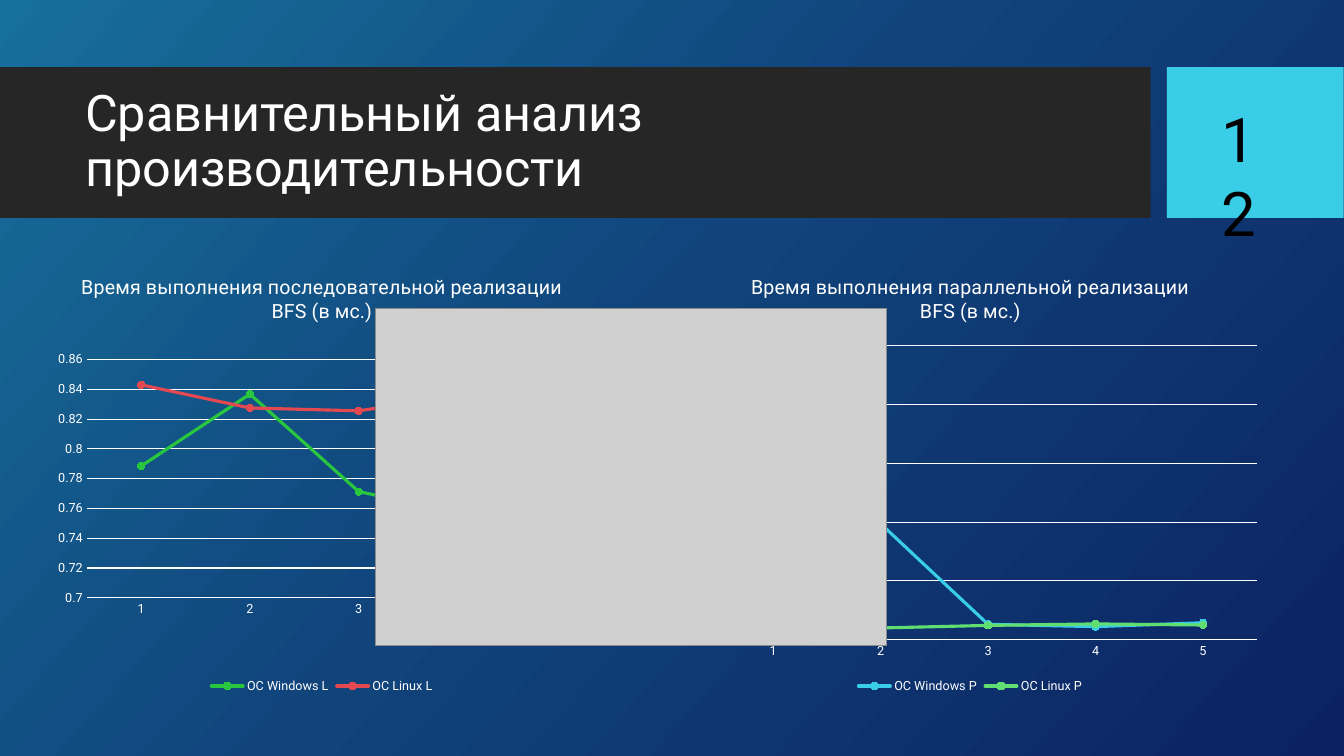
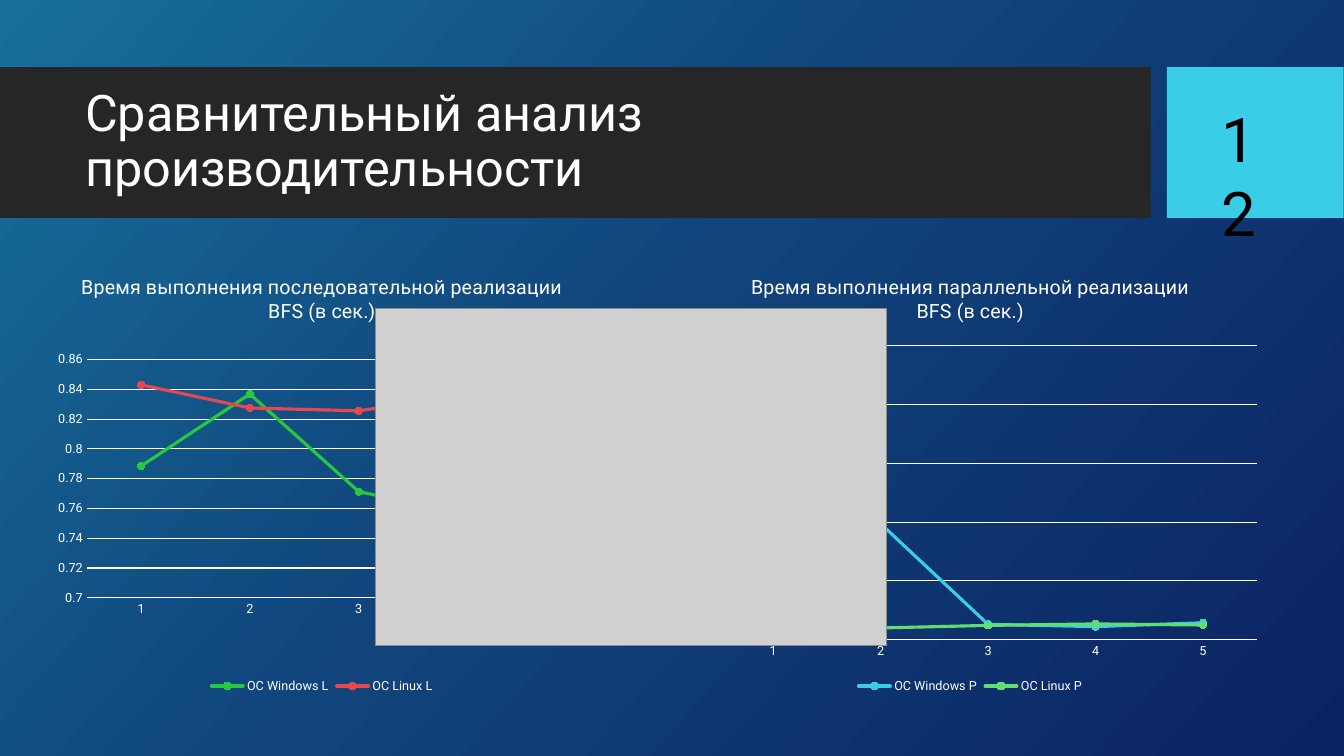
Before and after one commit to samarsky-canary/BFSparallel, a slide deck: slide 13 of publicity/KP_bfs_pres.pptx. Drawn at 1344x756 pixels with LibreOffice and Linux fonts; fonts in the diff are those of the drawing; grey boxes stand for pictures; background and template pictures are left out. Boxes give left, top, right and bottom in pixels: in the first picture for what was removed or moved away, otherwise in the second. Text is boxed around its words. In the diff, an @@ line names an element or a change of style, - is before the commit and + after.

```diff
--- a/publicity/KP_bfs_pres.pptx
+++ b/publicity/KP_bfs_pres.pptx
@@ line chart at (13,257,631,698) @@
@@ title "Время выполнения последовательной реализации BFS (в мс.) " to "Время выполнения последовательной реализации BFS (в сек.) " @@
@@ line chart at (673,257,1269,698) @@
@@ title "Время выполнения параллельной реализации BFS (в мс.) " to "Время выполнения параллельной реализации BFS (в сек.) " @@
```
Also in this commit, not shown: 3 other slides changed, 1 other file.
